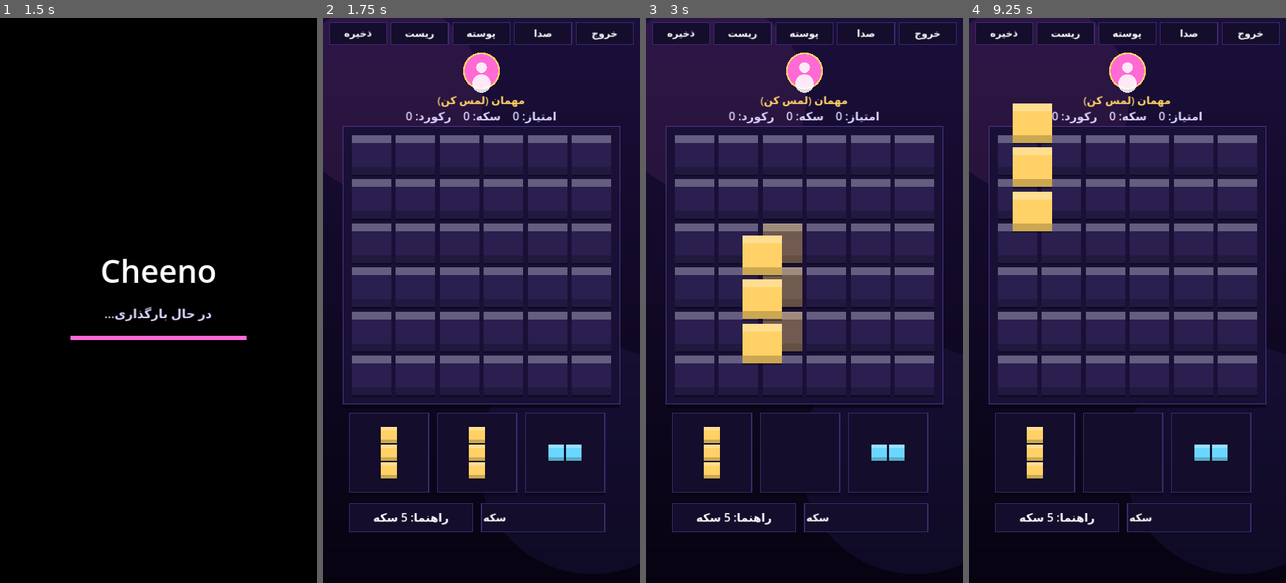
Above: before the commit, frames 1-4 (left to right).
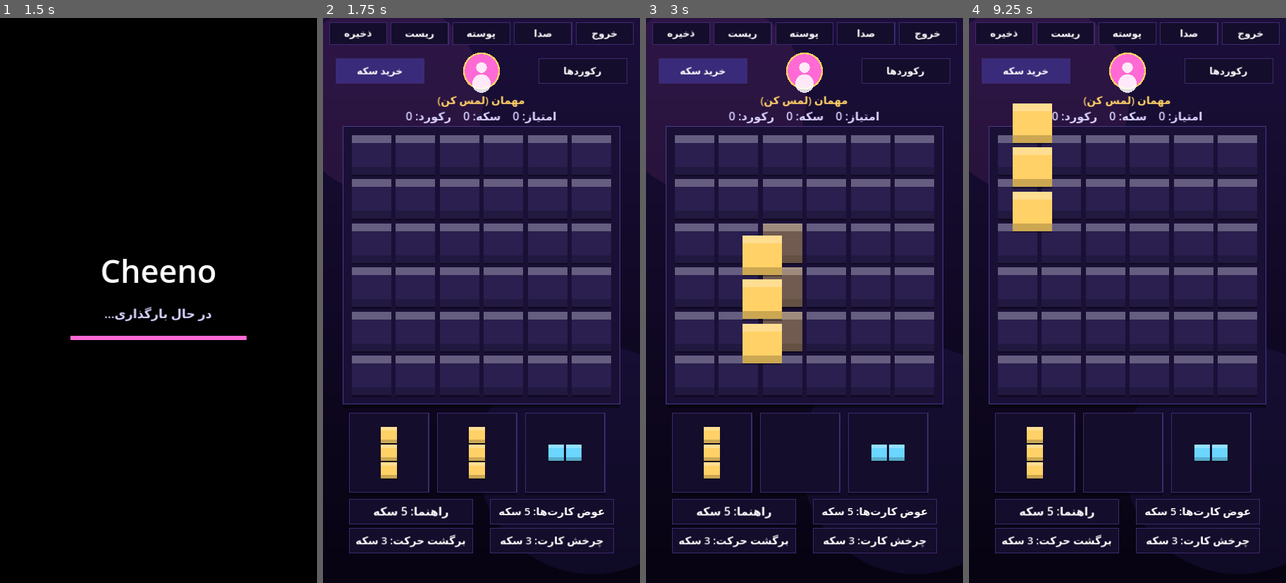
Above: after the commit, the same moments.

Repository: mitvquadiry-cpu/Cheeno
Game: Godot game, scene res://scenes/main.tscn
Same seed, same stepped clock (60 frames per second), same inputs: the game is played once before the commit and once after it.
Inputs (mouse positions are in pixels of both pictures, inside the frame that each line leads up to):
- Up to frame 1 (1.5 s): tap Enter at 0.5 s; move the mouse to (228, 272) at 0.52 s; click (228, 272) at 0.67 s; tap Space at 1.25 s; drag from (95, 328) to (142, 413) at 1.27 s
- Up to frame 2 (1.75 s): no input
- Up to frame 3 (3 s): tap Enter at 2 s; move the mouse to (836, 176) at 2.02 s; click (836, 176) at 2.17 s; tap Space at 2.75 s; drag from (788, 413) to (709, 215) at 2.77 s
- Up to frame 4 (9.25 s): move the mouse to (1222, 385) at 3.52 s; click (1222, 385) at 3.67 s; tap Enter at 4.25 s; drag from (1032, 215) to (1079, 159) at 4.27 s; tap Space at 5 s; move the mouse to (1143, 300) at 5.02 s; click (1143, 300) at 5.17 s; drag from (1079, 159) to (1064, 328) at 5.77 s; move the mouse to (1197, 272) at 6.52 s; click (1197, 272) at 6.67 s; drag from (1064, 328) to (1111, 413) at 7.27 s; move the mouse to (1159, 176) at 8.02 s; click (1159, 176) at 8.17 s; drag from (1111, 413) to (1032, 215) at 8.77 s

Frame 1 is identical in both runs. In frame 2, 3.3% of the frame differs, in the area x 4-96%, y 7-95%; in frame 3, 3.3%; in frame 4, 3.3%.

Commit message:
Add files via upload

Diff:
--- a/game/scripts/api.gd
+++ b/game/scripts/api.gd
@@ -20,6 +20,14 @@
 
 func submit_score(score: int) -> Dictionary:
 	return await _request("score", HTTPClient.METHOD_POST, {"score": score})
+
+
+func create_order(pack: String) -> Dictionary:
+	return await _request("orders", HTTPClient.METHOD_POST, {"pack": pack})
+
+
+func leaderboard() -> Dictionary:
+	return await _request("leaderboard", HTTPClient.METHOD_GET)
 
 
 func spend(amount: int, reason: String) -> Dictionary:
--- a/game/scripts/main.gd
+++ b/game/scripts/main.gd
@@ -8,10 +8,19 @@
 const LIFT := 110.0
 const SCORE_PER_GROW := 200      # هر ۲۰۰ امتیاز یک ردیف و ستون اضافه
 const SCORE_PER_SHAPE := 100     # هر ۱۰۰ امتیاز یک شکل سخت‌تر
-const LINES_PER_COIN := 10       # هر ۱۰ ردیف پاک‌شده، ۱ سکه
+const LINES_PER_COIN := 12       # هر ۱۲ ردیف پاک‌شده، ۱ سکه
 const HINT_COST := 5
-const SHUFFLE_COST := 10
-const CONTINUE_COST := 20
+const SHUFFLE_COST := 5
+const CONTINUE_COST := 10
+const UNDO_COST := 3
+const ROTATE_COST := 3
+const PACKS := [
+	{"id": "starter", "name": "بسته شروع (یک‌بار)", "coins": 1000, "price": 25000},
+	{"id": "small", "name": "بسته کوچک", "coins": 500, "price": 50000},
+	{"id": "medium", "name": "بسته معمولی", "coins": 1200, "price": 100000},
+	{"id": "large", "name": "بسته بزرگ", "coins": 3500, "price": 250000},
+	{"id": "mega", "name": "بسته ویژه", "coins": 8000, "price": 500000},
+]
 const UNDO_MOVES := 3
 
 # شکل‌ها از آسان به سخت
@@ -27,10 +36,10 @@
 
 const SKINS := [
 	{"name": "کلاسیک", "cost": 0, "colors": ["#ff6ad5", "#6bd6ff", "#ffd166", "#9ff0c9", "#7b5cff"]},
-	{"name": "اقیانوس", "cost": 30, "colors": ["#4cc9f0", "#4895ef", "#4361ee", "#3a0ca3", "#48cae4"]},
-	{"name": "آبنبات", "cost": 60, "colors": ["#ff99c8", "#fcf6bd", "#d0f4de", "#a9def9", "#e4c1f9"]},
-	{"name": "جنگل", "cost": 100, "colors": ["#95d5b2", "#52b788", "#2d6a4f", "#b7e4c7", "#d8f3dc"]},
-	{"name": "آتش", "cost": 150, "colors": ["#ff4800", "#ff7b00", "#ffaa00", "#ffd000", "#d00000"]},
+	{"name": "اقیانوس", "cost": 15, "colors": ["#4cc9f0", "#4895ef", "#4361ee", "#3a0ca3", "#48cae4"]},
+	{"name": "آبنبات", "cost": 30, "colors": ["#ff99c8", "#fcf6bd", "#d0f4de", "#a9def9", "#e4c1f9"]},
+	{"name": "جنگل", "cost": 50, "colors": ["#95d5b2", "#52b788", "#2d6a4f", "#b7e4c7", "#d8f3dc"]},
+	{"name": "آتش", "cost": 80, "colors": ["#ff4800", "#ff7b00", "#ffaa00", "#ffd000", "#d00000"]},
 ]
 const AVATARS := ["#ff6ad5", "#6bd6ff", "#ffd166", "#9ff0c9", "#7b5cff", "#ff7b00"]
 
@@ -56,6 +65,9 @@
 var account_best := 0
 var account_balance := -1
 var snd := {}
+var rot_mode := false
+var records: Array = []
+var records_state := ""
 
 
 func _ready() -> void:
@@ -180,11 +192,31 @@
 
 
 func hint_rect() -> Rect2:
-	return Rect2(Vector2(60, 1100), Vector2(280, 64))
+	return Rect2(Vector2(60, 1090), Vector2(280, 56))
 
 
 func shuffle_rect() -> Rect2:
-	return Rect2(Vector2(360, 1100), Vector2(280, 64))
+	return Rect2(Vector2(380, 1090), Vector2(280, 56))
+
+
+func undo_rect() -> Rect2:
+	return Rect2(Vector2(60, 1156), Vector2(280, 56))
+
+
+func rotate_rect() -> Rect2:
+	return Rect2(Vector2(380, 1156), Vector2(280, 56))
+
+
+func shop_rect() -> Rect2:
+	return Rect2(Vector2(30, 92), Vector2(200, 56))
+
+
+func records_rect() -> Rect2:
+	return Rect2(Vector2(490, 92), Vector2(200, 56))
+
+
+func pack_rect(i: int) -> Rect2:
+	return Rect2(Vector2(70, 400 + i * 100), Vector2(580, 88))
 
 
 func avatar_center() -> Vector2:
@@ -269,8 +301,25 @@
 		panel = "profile"
 		_play("click")
 		return
+	if shop_rect().has_point(p):
+		panel = "shop"
+		_play("click")
+		return
+	if records_rect().has_point(p):
+		panel = "records"
+		_play("click")
+		_load_records()
+		return
 	if hint_rect().has_point(p):
 		_use_hint()
+		return
+	if undo_rect().has_point(p):
+		_undo()
+		return
+	if rotate_rect().has_point(p):
+		rot_mode = not rot_mode
+		msg = "کارتی را که می‌خواهی بچرخانی لمس کن (%d سکه)" % ROTATE_COST if rot_mode else ""
+		_play("click")
 		return
 	if shuffle_rect().has_point(p):
 		_shuffle()
@@ -279,6 +328,10 @@
 	hint = {}
 	for i in hand.size():
 		if hand[i] != null and slot_rect(i).has_point(p):
+			if rot_mode:
+				rot_mode = false
+				_rotate(i)
+				return
 			drag = i
 			drag_pos = p
 			_play("pick")
@@ -335,6 +388,10 @@
 				_apply_audio()
 			else:
 				_slider(p)
+		"shop":
+			for i in PACKS.size():
+				if pack_rect(i).has_point(p):
+					_buy_pack(PACKS[i].id)
 		"profile":
 			for i in AVATARS.size():
 				if Rect2(Vector2(70 + i * 95, 500), Vector2(80, 80)).has_point(p):
@@ -355,7 +412,7 @@
 		Save.save()
 		msg = "پوسته خریداری شد"
 	else:
-		msg = "سکه کافی نیست (%d سکه)" % cost
+		_need_coins(cost)
 
 
 # پرداخت: با حساب وارد‌شده از سرور، وگرنه از سکه‌ی محلی
@@ -369,6 +426,70 @@
 		account_balance = int(r.data.get("balance", account_balance))
 		return true
 	return Save.spend_coins(amount)
+
+
+func _need_coins(amount: int) -> void:
+	msg = "سکه کافی نیست (%d سکه لازم است). می‌توانی سکه بخری." % amount
+	panel = "shop"
+
+
+func _undo() -> void:
+	if game_over or history.is_empty():
+		msg = "حرکتی برای برگشت نیست"
+		return
+	if not await _pay(UNDO_COST, "undo"):
+		_need_coins(UNDO_COST)
+		return
+	_restore(history.pop_back())
+	msg = "یک حرکت برگشت"
+	_save_game()
+
+
+func _rotate(i: int) -> void:
+	if game_over or hand[i] == null:
+		return
+	if not await _pay(ROTATE_COST, "rotate"):
+		_need_coins(ROTATE_COST)
+		return
+	var cells: Array = hand[i].cells
+	var my := 0
+	for v in cells:
+		my = maxi(my, v.y)
+	var out := []
+	for v in cells:
+		out.append(Vector2i(my - v.y, v.x))
+	hand[i].cells = out
+	hint = {}
+	_play("pick")
+	if not _any_move_left():
+		game_over = true
+	_save_game()
+
+
+func _buy_pack(id: String) -> void:
+	if Api.token == "":
+		msg = "برای خرید باید وارد شوی (پروفایل)"
+		panel = "profile"
+		return
+	busy = true
+	var r: Dictionary = await Api.create_order(id)
+	busy = false
+	if r.ok and str(r.data.get("payment_url", "")) != "":
+		OS.shell_open(str(r.data.payment_url))
+		msg = "بعد از پرداخت به بازی برگرد؛ سکه‌ها خودکار اضافه می‌شوند"
+		panel = ""
+	else:
+		msg = str(r.data.get("message", "خطا در ساخت سفارش"))
+
+
+func _load_records() -> void:
+	records_state = "loading"
+	var r: Dictionary = await Api.leaderboard()
+	if r.ok and r.data.get("items") is Array:
+		records = r.data.items
+		records_state = "ok"
+	else:
+		records_state = "error"
 
 
 func _coins() -> int:
@@ -413,7 +534,7 @@
 		msg = "حرکتی برای برگشت نیست"
 		return
 	if not await _pay(CONTINUE_COST, "continue"):
-		msg = "سکه کافی نیست (%d سکه)" % CONTINUE_COST
+		_need_coins(CONTINUE_COST)
 		return
 	_restore(history[0])
 	history = []
@@ -425,7 +546,7 @@
 	if game_over:
 		return
 	if not await _pay(SHUFFLE_COST, "shuffle"):
-		msg = "سکه کافی نیست (%d سکه)" % SHUFFLE_COST
+		_need_coins(SHUFFLE_COST)
 		return
 	hand = _new_hand()
 	hint = {}
@@ -527,7 +648,7 @@
 		msg = "جای قانونی‌ای پیدا نشد"
 		return
 	if not await _pay(HINT_COST, "hint"):
-		msg = "سکه کافی نیست (%d سکه لازم است)" % HINT_COST
+		_need_coins(HINT_COST)
 		return
 	hint = found
 	msg = "قطعه‌ی روشن‌شده را روی خانه‌ی روشن بگذار"
@@ -715,10 +836,14 @@
 			draw_rect(Rect2(cell_pos(cp.x, cp.y), Vector2(cell, cell)), hc2, false, 4.0)
 
 	_btn(hint_rect(), "راهنما: %d سکه" % HINT_COST, Color("#140d2b"), 26)
-	_btn(shuffle_rect(), "عوض کردن کارت‌ها: %d سکه" % SHUFFLE_COST, Color("#140d2b"), 24)
+	_btn(shuffle_rect(), "عوض کارت‌ها: %d سکه" % SHUFFLE_COST, Color("#140d2b"), 24)
+	_btn(undo_rect(), "برگشت حرکت: %d سکه" % UNDO_COST, Color("#140d2b"), 24)
+	_btn(rotate_rect(), "چرخش کارت: %d سکه" % ROTATE_COST, Color("#3a2a7a") if rot_mode else Color("#140d2b"), 24)
+	_btn(shop_rect(), "خرید سکه", Color("#3a2a7a"), 22)
+	_btn(records_rect(), "رکوردها", Color("#140d2b"), 22)
 
 	if msg != "":
-		draw_string(f, Vector2(0, 1210), msg, HORIZONTAL_ALIGNMENT_CENTER, 720, 24, Color("#d9d0ff"))
+		draw_string(f, Vector2(0, 1252), msg, HORIZONTAL_ALIGNMENT_CENTER, 720, 24, Color("#d9d0ff"))
 
 	if game_over:
 		draw_rect(Rect2(Vector2.ZERO, vp), Color(0, 0, 0, 0.75))
@@ -736,7 +861,7 @@
 	var pr := panel_rect()
 	draw_rect(pr, Color("#1a1036"))
 	draw_rect(pr, Color("#4b3a8a"), false, 3.0)
-	var title: String = {"skins": "پوسته‌ها", "sound": "صدا", "profile": "پروفایل"}[panel]
+	var title: String = {"skins": "پوسته‌ها", "sound": "صدا", "profile": "پروفایل", "shop": "خرید سکه", "records": "رکوردها"}[panel]
 	draw_string(f, Vector2(0, 330), title, HORIZONTAL_ALIGNMENT_CENTER, 720, 40, Color.WHITE)
 	draw_string(f, Vector2(0, 370 if panel != "skins" else 1000), "سکه: %d" % _coins(),
 		HORIZONTAL_ALIGNMENT_CENTER, 720, 24, Color("#ffd166"))
@@ -752,6 +877,23 @@
 				var st: String = "انتخاب‌شده" if sel else ("مال شماست" if Save.owned.has(i) else "%d سکه" % SKINS[i].cost)
 				draw_string(f, Vector2(r.position.x + 210, r.position.y + 58), "%s  -  %s" % [SKINS[i].name, st],
 					HORIZONTAL_ALIGNMENT_LEFT, -1, 24, Color.WHITE)
+		"shop":
+			for i in PACKS.size():
+				var r := pack_rect(i)
+				draw_rect(r, Color("#140d2b"))
+				draw_rect(r, Color("#3c2a6e"), false, 2.0)
+				draw_string(f, Vector2(r.position.x + 20, r.position.y + 38), "%s" % PACKS[i].name, HORIZONTAL_ALIGNMENT_LEFT, -1, 26, Color.WHITE)
+				draw_string(f, Vector2(r.position.x + 20, r.position.y + 72), "%d سکه  -  %d تومان" % [PACKS[i].coins, PACKS[i].price], HORIZONTAL_ALIGNMENT_LEFT, -1, 22, Color("#ffd166"))
+		"records":
+			if records_state != "ok":
+				draw_string(f, Vector2(0, 560), "در حال بارگذاری..." if records_state == "loading" else "دریافت رکوردها ممکن نشد", HORIZONTAL_ALIGNMENT_CENTER, 720, 26, Color("#d9d0ff"))
+			else:
+				for i in mini(records.size(), 10):
+					var it: Dictionary = records[i]
+					var y := 420.0 + i * 48
+					draw_string(f, Vector2(80, y), "%d" % int(it.get("rank", i + 1)), HORIZONTAL_ALIGNMENT_LEFT, -1, 26, Color("#ffd166"))
+					draw_string(f, Vector2(150, y), str(it.get("name", "")), HORIZONTAL_ALIGNMENT_LEFT, -1, 26, Color.WHITE)
+					draw_string(f, Vector2(450, y), "%d" % int(it.get("score", 0)), HORIZONTAL_ALIGNMENT_RIGHT, 170, 26, Color("#d9d0ff"))
 		"sound":
 			_btn(Rect2(Vector2(100, 440), Vector2(520, 70)), "صدا: خاموش (لمس کن)" if Save.muted else "صدا: روشن (لمس کن)", Color("#140d2b"), 26)
 			var s := _slider_rect()
